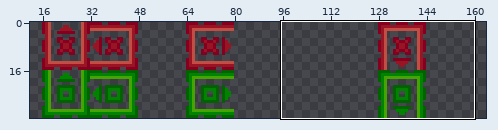
File history of a sprite sheet, assets/holeAffector.png. Above, an overview of the earlier version with the close-up marked.
Close-up. Before:
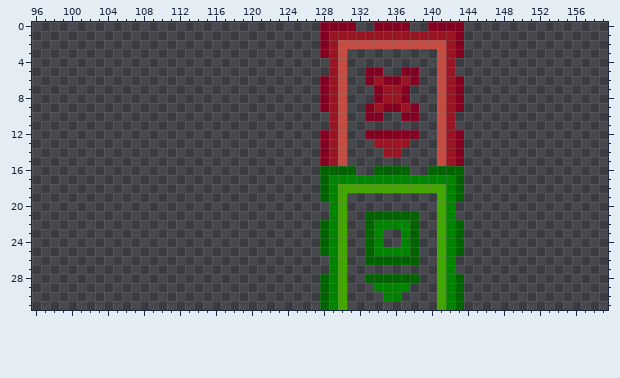
The file is 256x32 pixels. Shown: x 96..159, y 0..31. The wide view leaves out empty margins.
New version:
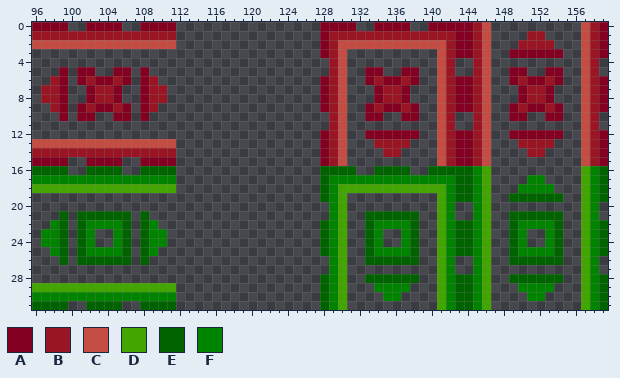
Palette (. is transparent): A #840021  B #991524  C #c44c42  D #42a500  E #006300  F #008400
Change:
Changed rows in their new state; - is an unchanged pixel.
first column x 96:
 0 AAAA--AAAA--AAAA--------------------------------ABC----------CBA
 1 BBBBBBBBBBBBBBBB--------------------------------ABC----BB----CBA
 2 CCCCCCCCCCCCCCCC--------------------------------ABC---BBBB---CBA
 3 ------------------------------------------------ABC--AAAAAA--CBA
 4 -------------------------------------------------BC----------CB-
 5 ---A-AA--AA-A------------------------------------BC--AA--AA--CB-
 6 --BA-ABAABA-AB----------------------------------ABC--ABAABA--CBA
 7 -BBA--ABBA--ABB---------------------------------ABC---ABBA---CBA
 8 -BBA--ABBA--ABB---------------------------------ABC---ABBA---CBA
 9 --BA-ABAABA-AB----------------------------------ABC--ABAABA--CBA
10 ---A-AA--AA-A------------------------------------BC--AA--AA--CB-
11 -------------------------------------------------BC----------CB-
12 ------------------------------------------------ABC--AAAAAA--CBA
13 CCCCCCCCCCCCCCCC--------------------------------ABC---BBBB---CBA
14 BBBBBBBBBBBBBBBB--------------------------------ABC----BB----CBA
15 AAAA--AAAA--AAAA--------------------------------ABC----------CBA
16 EEEE--EEEE--EEEE--------------------------------EFD----------DFE
17 FFFFFFFFFFFFFFFF--------------------------------EFD----FF----DFE
18 DDDDDDDDDDDDDDDD--------------------------------EFD---FFFF---DFE
19 ------------------------------------------------EFD--EEEEEE--DFE
20 -------------------------------------------------FD----------DF-
21 ---E-EEEEEE-E------------------------------------FD--EEEEEE--DF-
22 --FE-EFFFFE-EF----------------------------------EFD--EFFFFE--DFE
23 -FFE-EF--FE-EFF---------------------------------EFD--EF--FE--DFE
24 -FFE-EF--FE-EFF---------------------------------EFD--EF--FE--DFE
25 --FE-EFFFFE-EF----------------------------------EFD--EFFFFE--DFE
26 ---E-EEEEEE-E------------------------------------FD--EEEEEE--DF-
27 -------------------------------------------------FD----------DF-
28 ------------------------------------------------EFD--EEEEEE--DFE
29 DDDDDDDDDDDDDDDD--------------------------------EFD---FFFF---DFE
30 FFFFFFFFFFFFFFFF--------------------------------EFD----FF----DFE
31 EEEE--EEEE--EEEE--------------------------------EFD----------DFE
Where, in picture pixels (left, top, right, bottom), the same in both close-ups:
added: (32, 22, 176, 310)
added: (464, 22, 608, 310)
